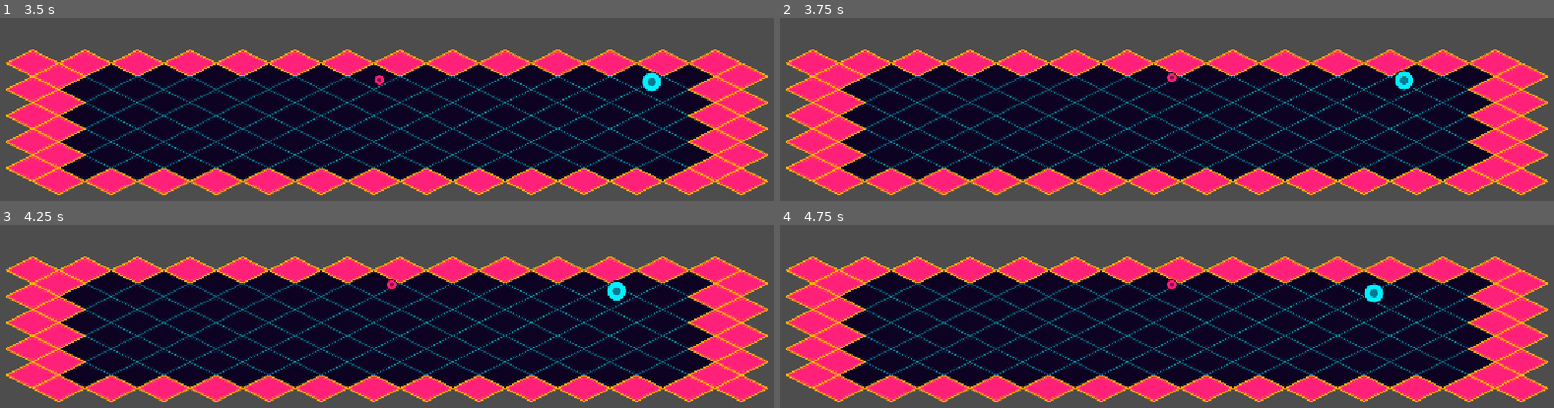
Above: before the commit, frames 1-4 (two rows, left to right).
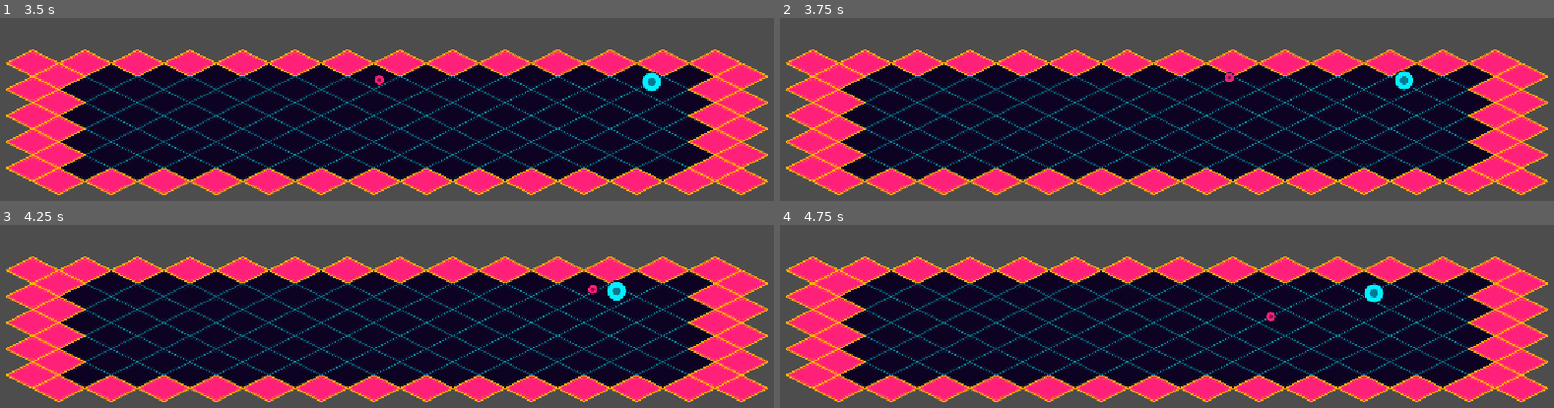
Above: after the commit, the same moments.

Repository: valeroman/Discus-Maximus
Game: Godot game, scene res://levels/test_arena.tscn
Same seed, same stepped clock (60 frames per second), same inputs: the game is played once before the commit and once after it. The project has no main scene, so this scene is started directly.
Inputs (mouse positions are in pixels of both pictures, inside the frame that each line leads up to):
- Up to frame 1 (3.5 s): tap Enter at 0.5 s; move the mouse to (557, 100) at 0.52 s; hold D (move_right) 0.53-1.28 s; tap Space (dash) at 0.6, 2.1 s; move the mouse to (232, 144) at 1.27 s; hold S (move_down) 1.28-2.03 s; click (232, 144) at 1.35 s; move the mouse to (464, 25) at 2.02 s; hold D (move_right) 2.03-2.78 s; move the mouse to (outside the picture) at 2.77 s; hold W (move_up) from 2.78 s (still down); click (outside the picture) at 2.85 s
- Up to frame 2 (3.75 s): move the mouse to (1406, 188) at 3.52 s; release W (move_up) at 3.53 s; hold A (move_left) from 3.53 s (still down); tap Space (dash) at 3.6 s
- Up to frame 3 (4.25 s): keep holding A (move_left)
- Up to frame 4 (4.75 s): keep holding A (move_left); move the mouse to (927, 263) at 4.27 s; click (927, 263) at 4.35 s

Frame 1 is identical in both runs. In frame 2, 0.1% of the frame differs, in the area x 50-59%, y 29-35%; in frame 3, 0.1%; in frame 4, 0.1%.

Commit message:
feat: Enhance return mechanics by refining velocity adjustment and target tracking

Diff:
--- a/entities/disc/disc.gd
+++ b/entities/disc/disc.gd
@@ -31,6 +31,15 @@
 			else:
 				state = State.RETURNING
 				velocity = velocity.normalized() * stats.return_speed
+	elif state == State.RETURNING:
+		var to_target := held_parent.global_position - global_position
+		var desired_direction := to_target.normalized()
+		var angle_to_desired := velocity.angle_to(desired_direction)
+		var max_step := stats.return_turn_rate * _delta
+		velocity = velocity.rotated(clampf(angle_to_desired, -max_step, max_step))
+		global_position += velocity * _delta
+		if to_target.length() <= stats.catch_radius:
+			_return_to_held()
 
 func _return_to_held() -> void:
 	state = State.RETURNING
